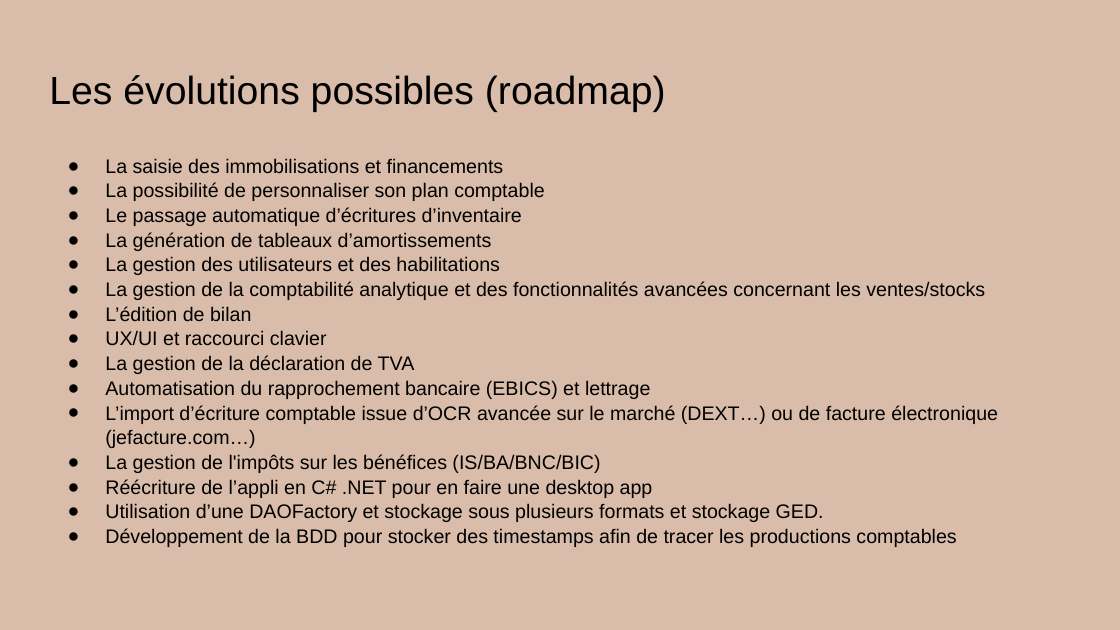
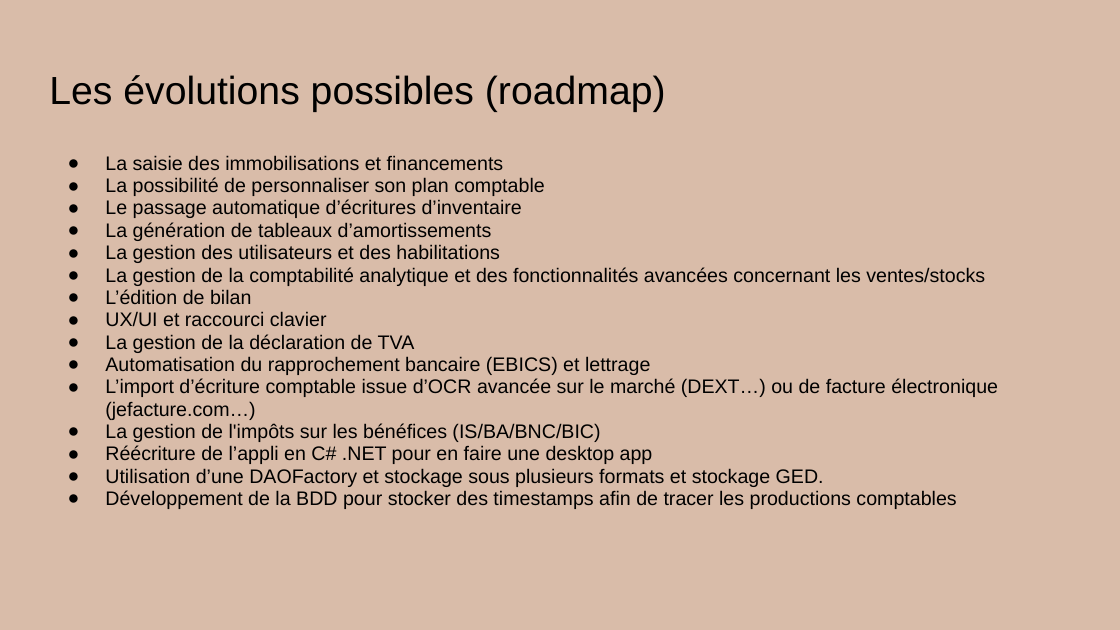
Before and after one commit to Tartopoiro/ITFAM-depreciated-, a slide deck: slide 15 of AccountX.pptx (slide 6 before the commit). Drawn at 1120x630 pixels with LibreOffice and Linux fonts; fonts in the diff are those of the drawing; background and template pictures are left out. Boxes give left, top, right and bottom in pixels: in the first picture for what was removed or moved away, otherwise in the second. Text is boxed around its words. In the diff, an @@ line names an element or a change of style, - is before the commit and + after.

```diff
--- a/AccountX.pptx
+++ b/AccountX.pptx
@@ text "La saisie des immobilisations et ..." at (105,155,998,509): line spacing 1.05 to 0.95 @@
```
Also in this commit, not shown: 2 other slides changed, 9 slides added, 4 other files.
